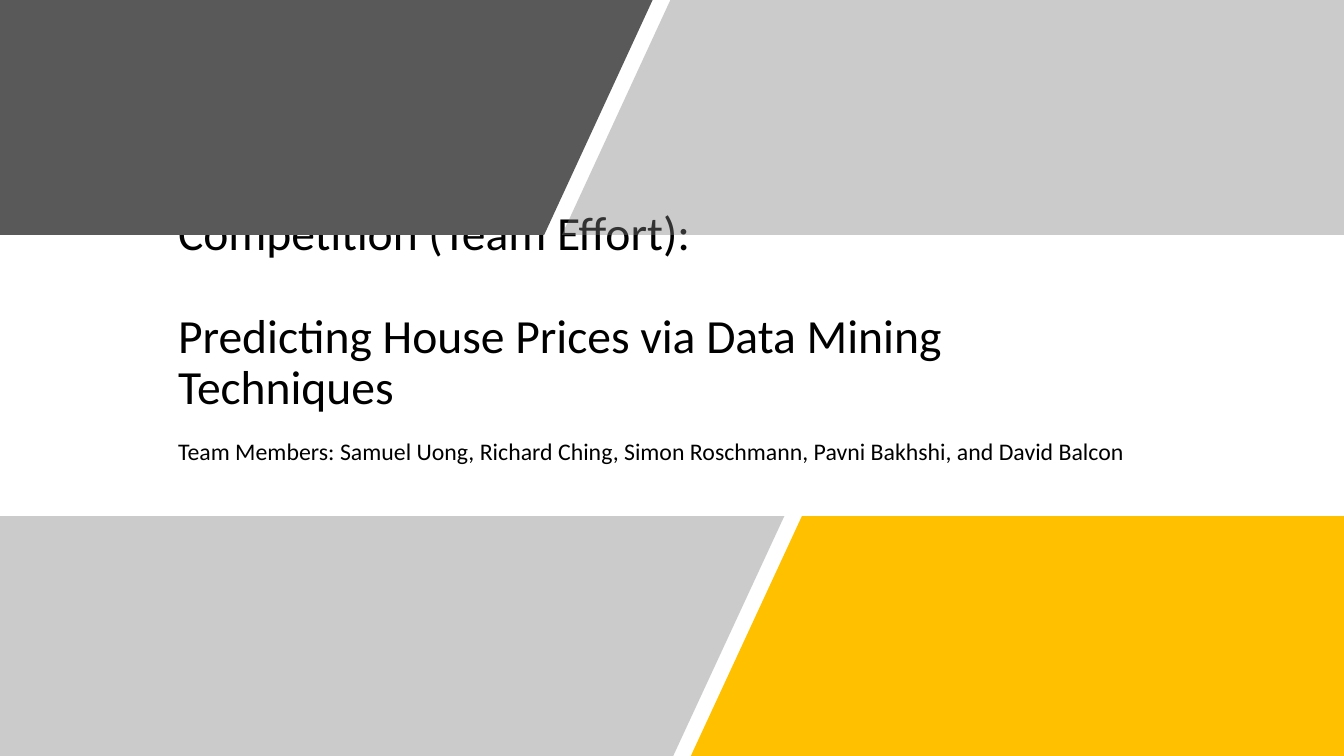
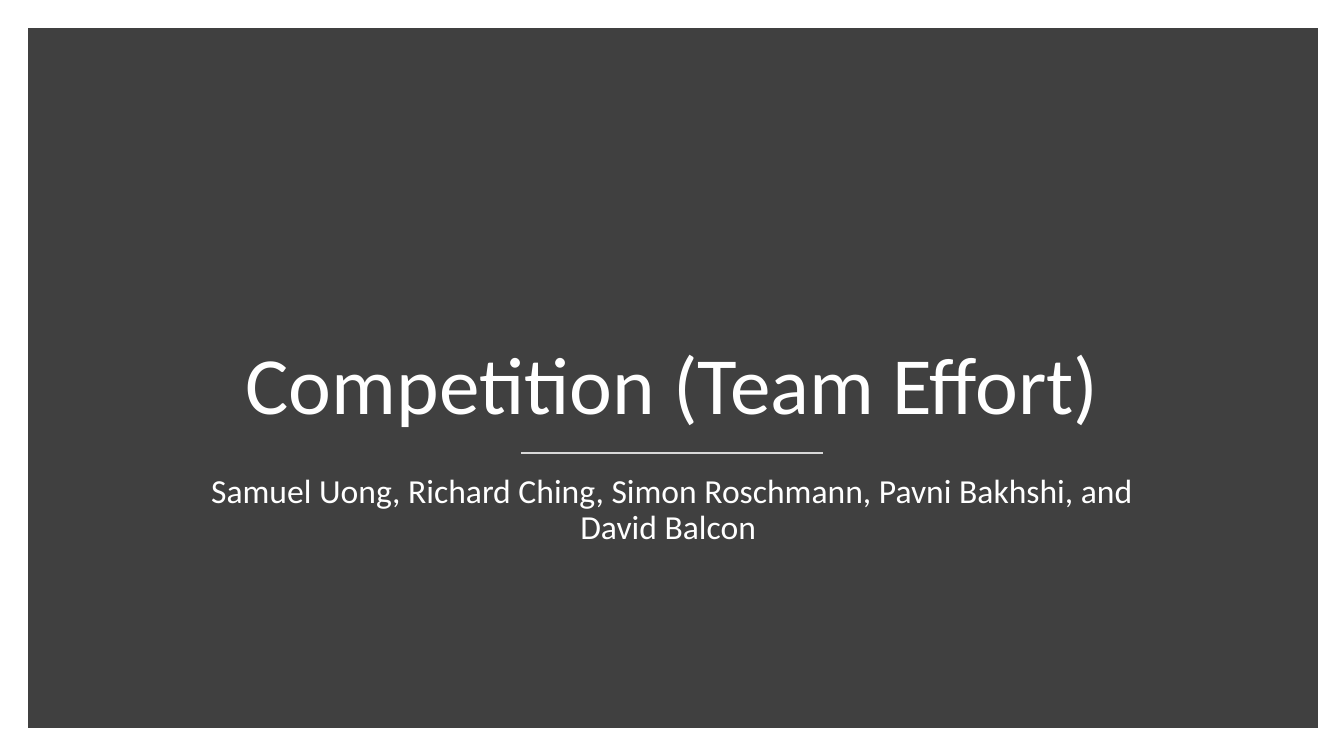
Before and after one commit to suong4554/Data-Mining-PolyU, a slide deck: slide 1 of Presentation.pptx. Drawn at 1344x756 pixels with LibreOffice and Linux fonts; fonts in the diff are those of the drawing. Boxes give left, top, right and bottom in pixels: in the first picture for what was removed or moved away, otherwise in the second. Text is boxed around its words. In the diff, an @@ line names an element or a change of style, - is before the commit and + after.

```diff
--- a/Presentation.pptx
+++ b/Presentation.pptx
@@ freeform shape removed at (0,0,652,235) @@
@@ freeform shape removed at (563,0,1344,235) @@
@@ rectangle added at (35,35,1312,721), fill #404040, outline #404040 10 pt @@
@@ title at (246,355,1099,427): text changed; size 34 to 58 pt; text colour #000000 to #FFFFFF @@
-Competition (Team Effort):
-Predicting House Prices via Data Mining Techniques
+Competition (Team Effort)
@@ subtitle at (211,479,1132,540): text changed; size 17 to 24 pt; text colour #000000 to #FFFFFF @@
-Team Members: Samuel Uong, Richard Ching, Simon Roschmann, Pavni Bakhshi, and David Balcon
+Samuel Uong, Richard Ching, Simon Roschmann, Pavni Bakhshi, and David Balcon
@@ line added from (521, 453) to (824, 453), #D9D9D9 1 pt @@
@@ freeform shape removed at (0,516,784,756) @@
@@ freeform shape removed at (679,516,1178,756) @@
@@ freeform shape removed at (691,516,1344,756) @@
```
Also in this commit, not shown: 4 other slides changed, 15 slides added, 4 slides removed.
